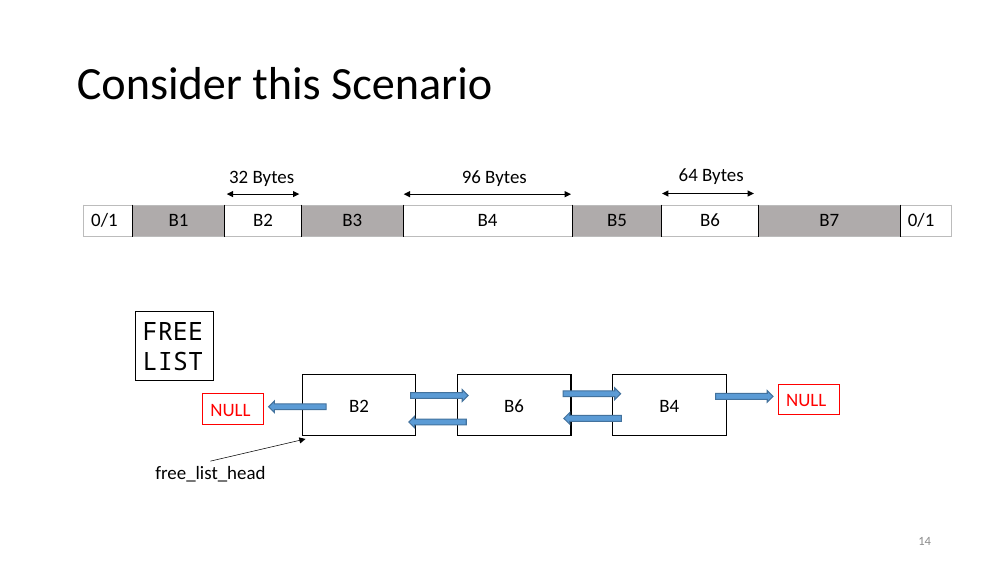
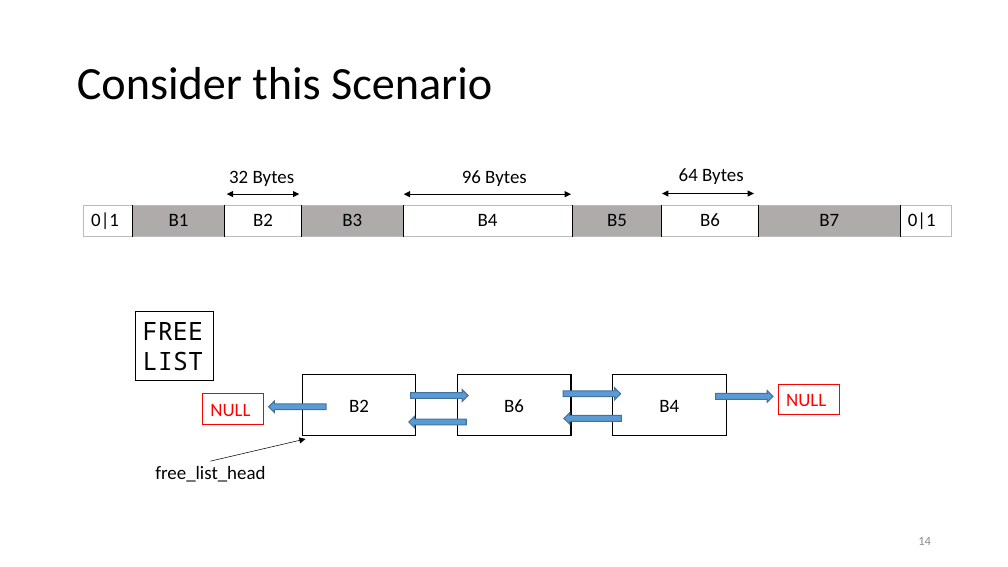
Before and after one commit to ded59/CS449, a slide deck: slide 14 of Recitation_12.pptx. Drawn at 1008x567 pixels with LibreOffice and Linux fonts; fonts in the diff are those of the drawing. Boxes give left, top, right and bottom in pixels: in the first picture for what was removed or moved away, otherwise in the second. Text is boxed around its words. In the diff, an @@ line names an element or a change of style, - is before the commit and + after.

```diff
--- a/Recitation_12.pptx
+++ b/Recitation_12.pptx
@@ table at (84,205,953,236) @@
-row 1, column 1: 0/1
+row 1, column 1: 0|1
-row 1, column 9: 0/1
+row 1, column 9: 0|1
```
Also in this commit, not shown: 2 other slides changed, 1 other file.
